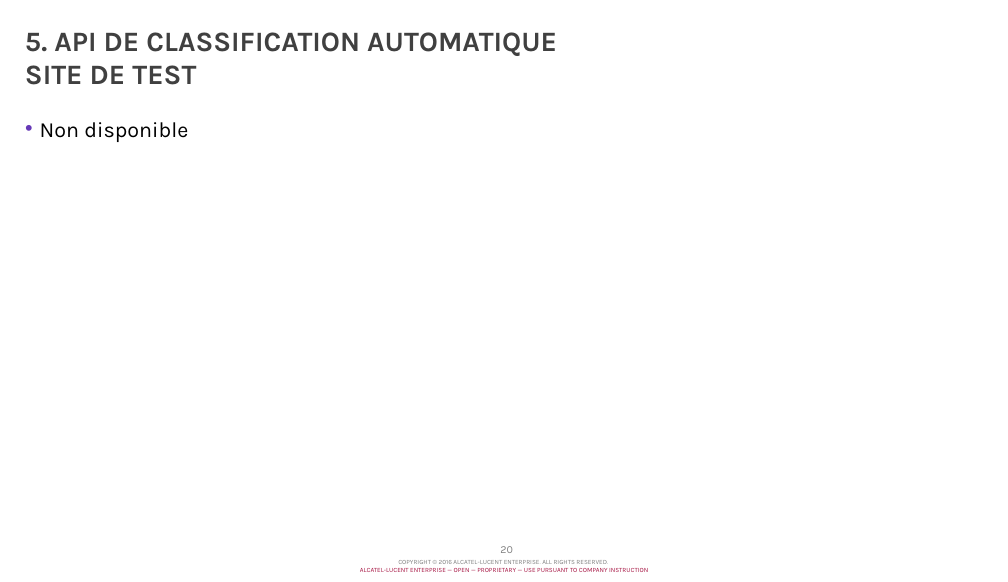
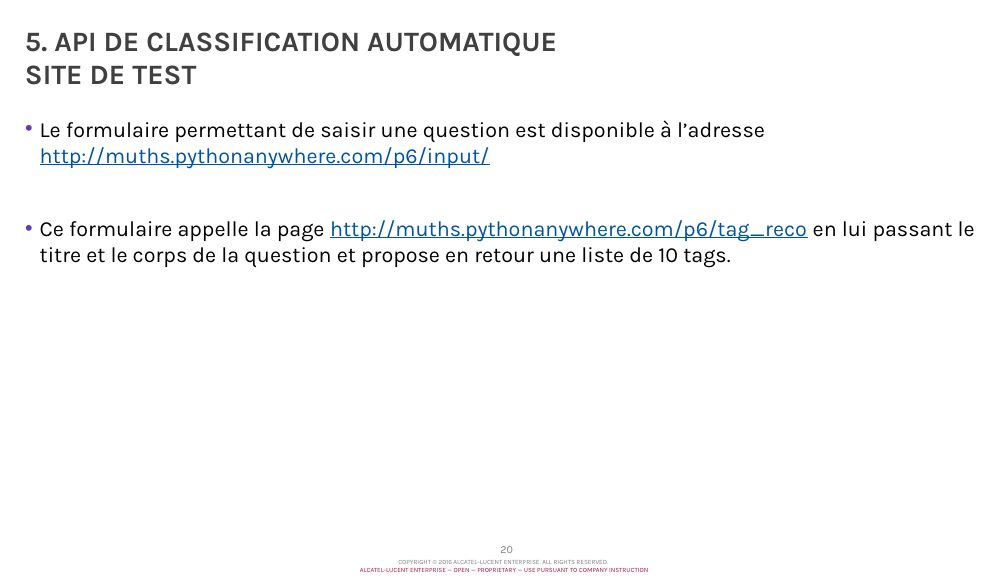
Before and after one commit to chmuths/projet_6, a slide deck: slide 20 of docs/Projet 6 - C. Muths - Traitement langage naturel.pptx. Drawn at 1008x582 pixels with LibreOffice and Linux fonts; fonts in the diff are those of the drawing; background and template pictures are left out. Boxes give left, top, right and bottom in pixels: in the first picture for what was removed or moved away, otherwise in the second. Text is boxed around its words. In the diff, an @@ line names an element or a change of style, - is before the commit and + after.

```diff
--- a/docs/Projet 6 - C. Muths - Traitement langage naturel.pptx
+++ b/docs/Projet 6 - C. Muths - Traitement langage naturel.pptx
@@ text at (40,120,975,268): text changed @@
-• Non disponible
+• Le formulaire permettant de saisir une question est disponible à l’adresse
+  http://muths.pythonanywhere.com/p6/input/
+• Ce formulaire appelle la page http://muths.pythonanywhere.com/p6/tag_reco en lui passant le titre et le corps de la question et propose en retour une liste de 10 tags.
```
Also in this commit, not shown: 1 other slide changed, 1 other file.
